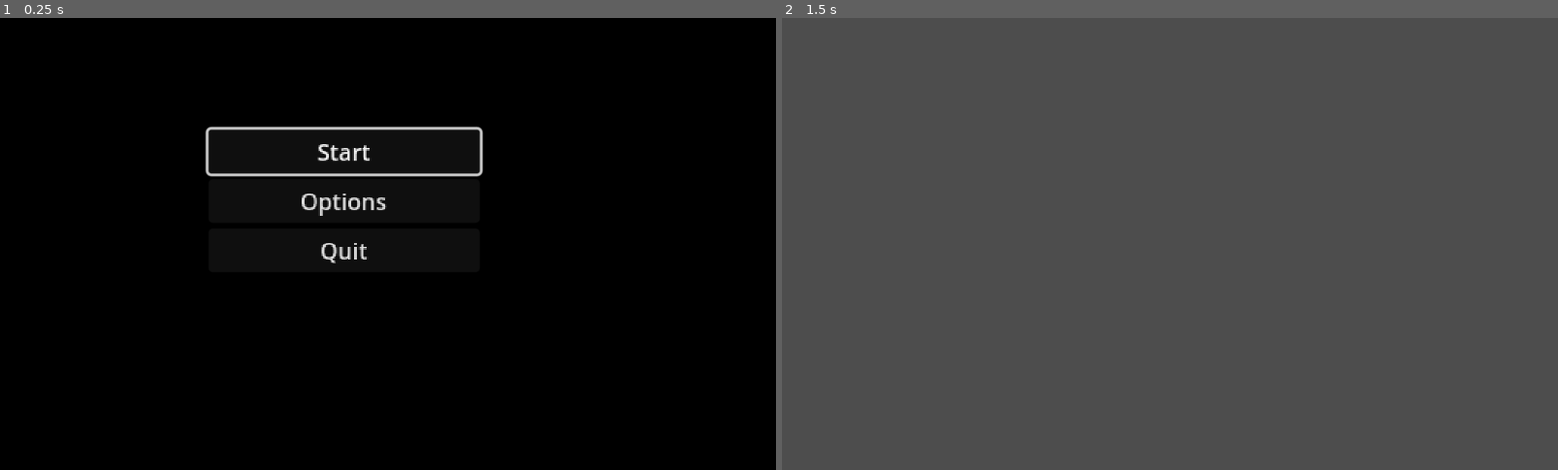
Above: before the commit, frames 1-2 (left to right).
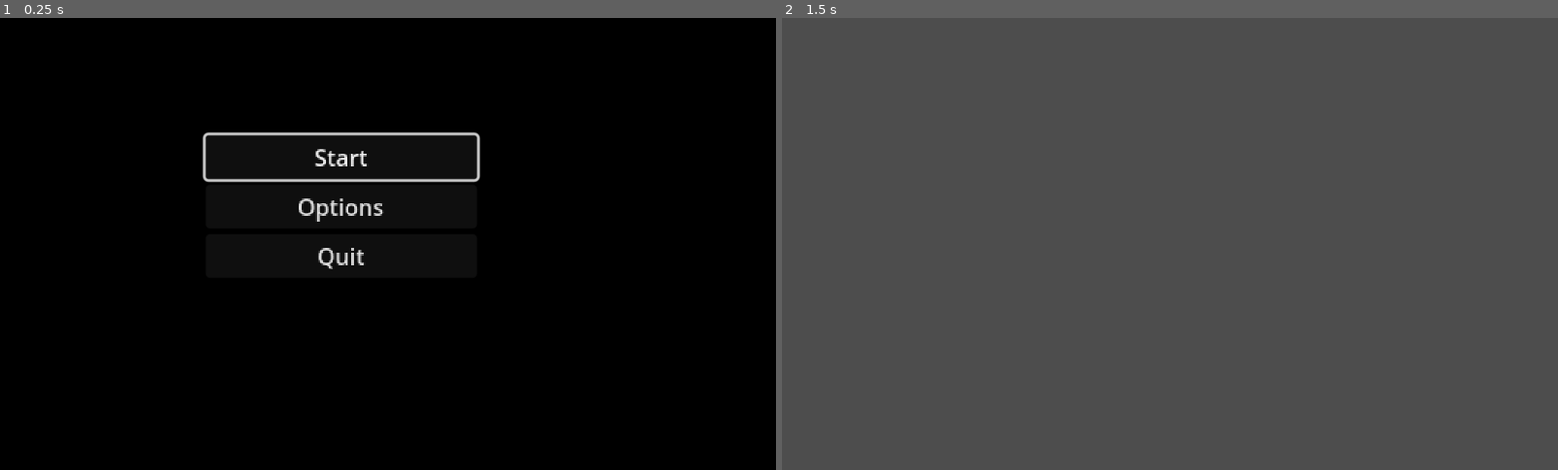
Above: after the commit, the same moments.

Repository: Coffin-Likker/tetrarcana
Game: Godot game, scene res://scenes/main.tscn
The game is run twice, just before and just after one commit, with the same random seed, the same clock (stepped at 60 frames per second) and the same inputs.
Inputs (mouse positions are in pixels of both pictures, inside the frame that each line leads up to):
- Up to frame 1 (0.25 s): no input
- Up to frame 2 (1.5 s): click "Start" at 0.5 s; tap Enter at 1.25 s; move the mouse to (1340, 221) at 1.27 s; tap E (rotate_clockwise) at 1.35 s; click (1340, 221) at 1.42 s

The runs differ from the first frame. In frame 1, 2.1% of the frame differs, in the area x 26-63%, y 24-56%; in frame 2, nothing differs.

Commit message:
Update main.tscn

Diff:
--- a/scenes/main.tscn
+++ b/scenes/main.tscn
@@ -74,10 +74,6 @@
 [node name="ui" parent="." instance=ExtResource("4_l7ylu")]
 visible = false
 
-[node name="Camera2D" type="Camera2D" parent="."]
-position = Vector2(274, 166)
-zoom = Vector2(4.37, 4.37)
-
 [node name="BoardMockup" type="Sprite2D" parent="."]
 z_index = -1
 position = Vector2(1032, 359)
@@ -85,6 +81,10 @@
 texture = ExtResource("5_4b1q4")
 centered = false
 
+[node name="Camera2D" type="Camera2D" parent="."]
+position = Vector2(276, 162)
+zoom = Vector2(4.37, 4.37)
+
 [editable path="GameManager"]
 [editable path="MenuManager"]
 [editable path="MenuManager/MainMenu"]
